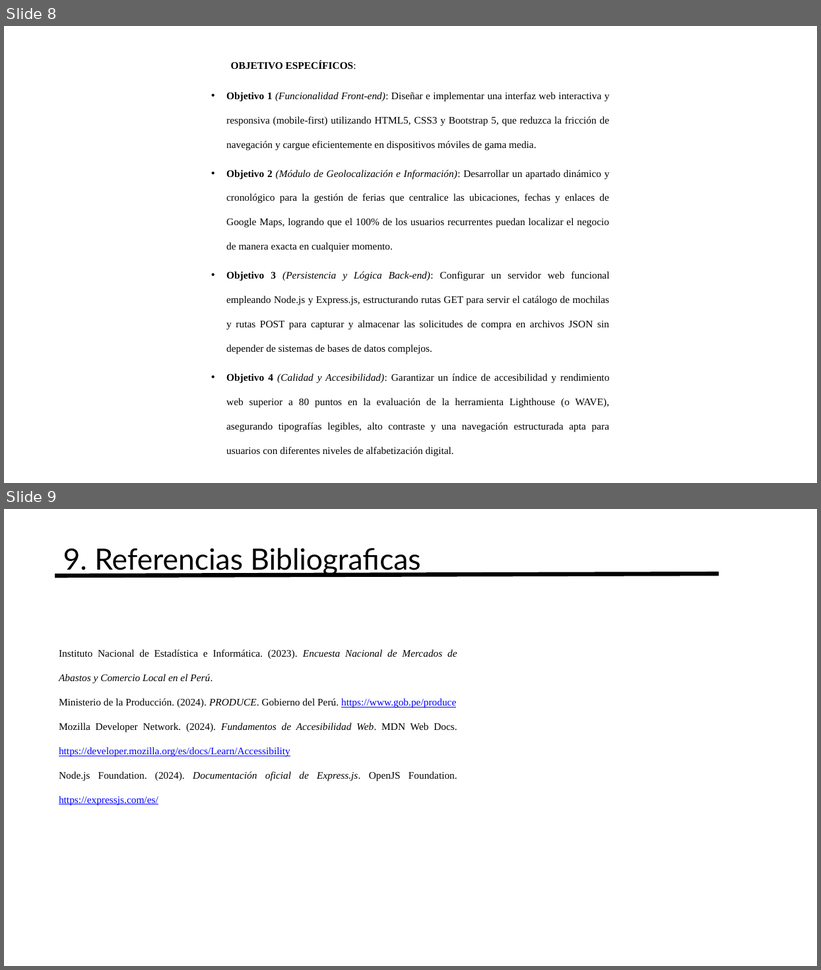
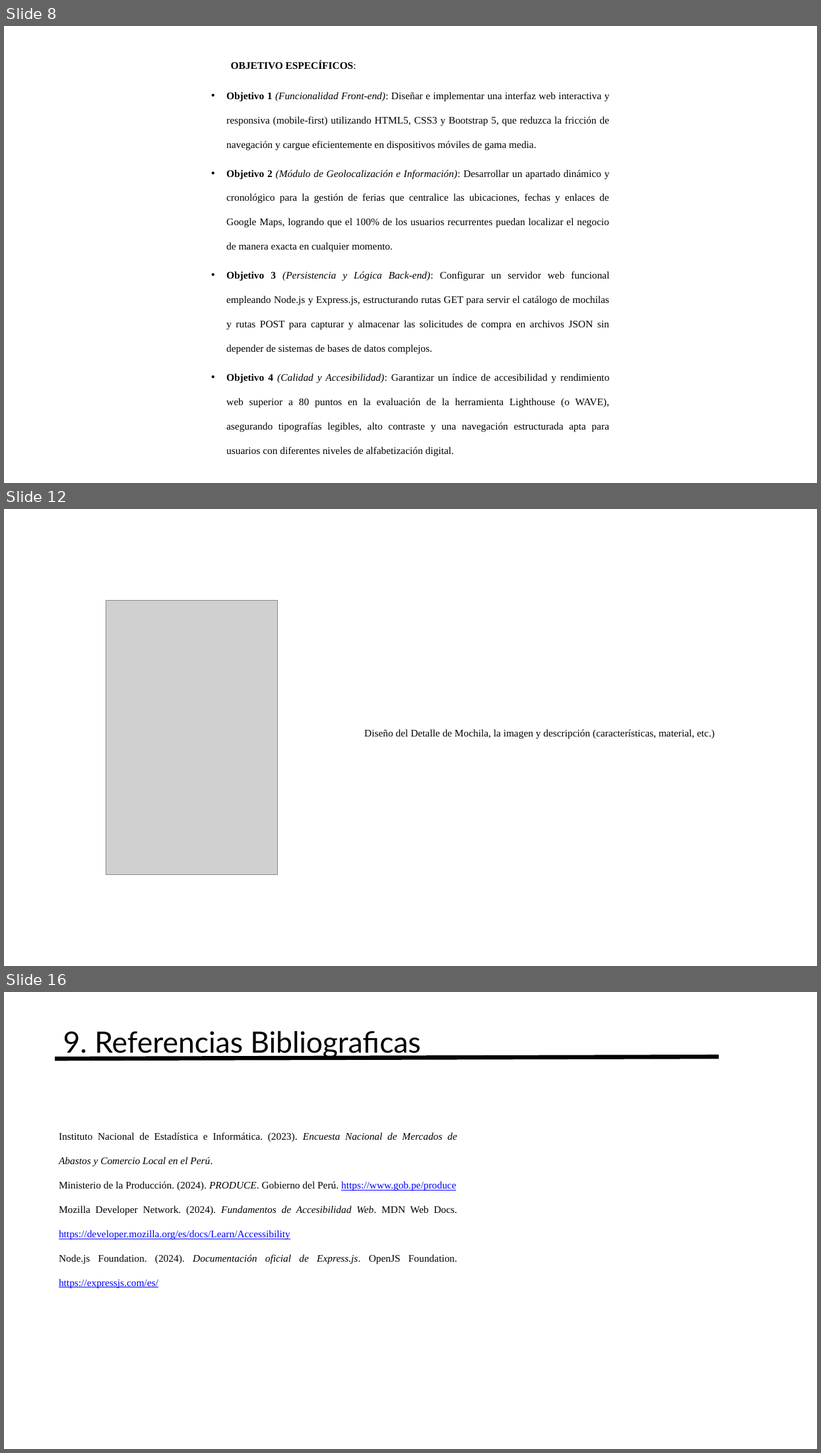
Before and after one commit to lITom182lI/Programacion-Web-3-Ciclo, a slide deck: PROYECTO FINAL/AVANCE PPT/Avance1_ProyectoPW.pptx. Shown one above the other, each under a label of ours: slides 8 and 9 before the commit, slides 8, 12 and 16 after it; the slides between them are not shown. The pictures are 821x970 and 821x1453 pixels, drawn with LibreOffice and Linux fonts; fonts in the diff are those of the drawing; grey boxes stand for pictures. Boxes give left, top, right and bottom in pixels: in the first picture for what was removed or moved away, otherwise in the second. Text is boxed around its words. In the diff, an @@ line names an element or a change of style, - is before the commit and + after.

```diff
--- a/PROYECTO FINAL/AVANCE PPT/Avance1_ProyectoPW.pptx
+++ b/PROYECTO FINAL/AVANCE PPT/Avance1_ProyectoPW.pptx
@@ slide 12 added at <box>4,509,817,966</box>, background #FFFFFF @@
@@ picture added at <box>106,601,277,875</box> @@
@@ text added at <box>364,729,715,739</box>, 18 pt, text #000000 @@
+Diseño del Detalle de Mochila, la imagen y descripción (características, material, etc.)
@@ what was slide 9 is now slide 16 @@
```
Also in this commit, not shown: 6 other slides added.
